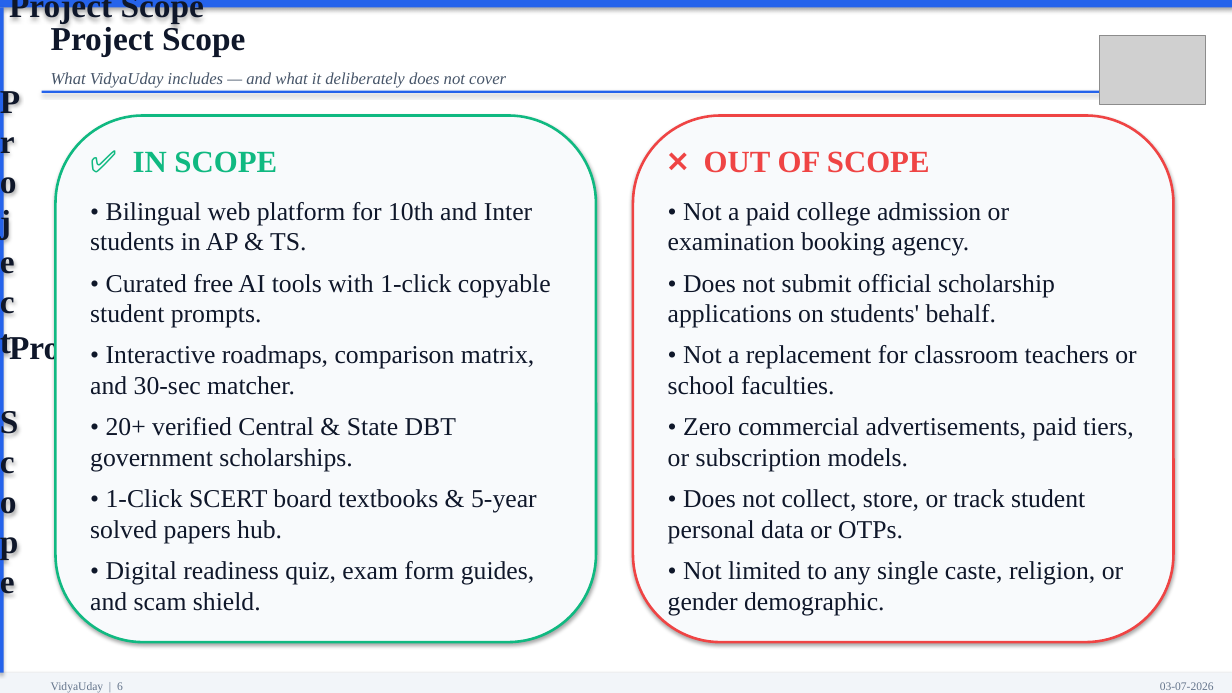
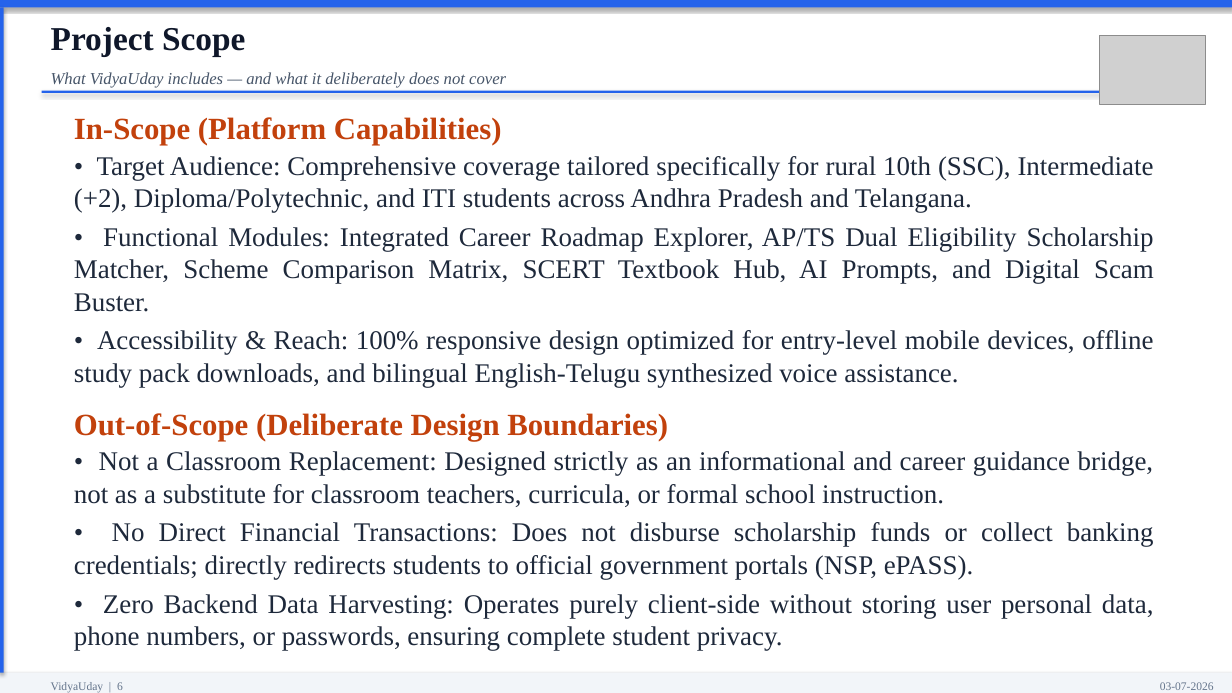
Before and after one commit to ramanakalisetty638-web/VidyaUday, a slide deck: slide 6 of VidyaUday_Official_Review_Presentation.pptx. Drawn at 1232x693 pixels with LibreOffice and Linux fonts; fonts in the diff are those of the drawing; grey boxes stand for pictures. Boxes give left, top, right and bottom in pixels: in the first picture for what was removed or moved away, otherwise in the second. Text is boxed around its words. In the diff, an @@ line names an element or a change of style, - is before the commit and + after.

Commit message:
Fix PPT: eliminate duplicate text, align and justify all slides, clean template borders, 4 screenshots grid

```diff
--- a/VidyaUday_Official_Review_Presentation.pptx
+++ b/VidyaUday_Official_Review_Presentation.pptx
@@ text in rectangle at <box>0,0,1232,693</box>: text removed @@
-Project Scope
@@ text in rectangle at <box>9,0,204,23</box>: text removed @@
-Project Scope
@@ text "Project Scope" at <box>51,27,245,57</box>: less space between paragraphs @@
@@ text in rectangle at <box>51,24,245,57</box>: text removed @@
-Project Scope
@@ rounded rectangle removed at <box>55,116,596,642</box> @@
-✅ IN SCOPE
-• Bilingual web platform for 10th and Inter students in AP & TS.
-• Curated free AI tools with 1-click copyable student prompts.
-• Interactive roadmaps, comparison matrix, and 30-sec matcher.
-• 20+ verified Central & State DBT government scholarships.
-• 1-Click SCERT board textbooks & 5-year solved papers hub.
-• Digital readiness quiz, exam form guides, and scam shield.
@@ text added at <box>74,117,1154,650</box>, 21 pt, text #1E293B @@
+In-Scope (Platform Capabilities)
+• Target Audience: Comprehensive coverage tailored specifically for rural 10th (SSC), Intermediate (+2), Diploma/Polytechnic, and ITI students across Andhra Pradesh and Telangana.
+• Functional Modules: Integrated Career Roadmap Explorer, AP/TS Dual Eligibility Scholarship Matcher, Scheme Comparison Matrix, SCERT Textbook Hub, AI Prompts, and Digital Scam Buster.
+• Accessibility & Reach: 100% responsive design optimized for entry-level mobile devices, offline study pack downloads, and bilingual English-Telugu synthesized voice assistance.
+Out-of-Scope (Deliberate Design Boundaries)
+• Not a Classroom Replacement: Designed strictly as an informational and career guidance bridge, not as a substitute for classroom teachers, curricula, or formal school instruction.
+• No Direct Financial Transactions: Does not disburse scholarship funds or collect banking credentials; directly redirects students to official government portals (NSP, ePASS).
+• Zero Backend Data Harvesting: Operates purely client-side without storing user personal data, phone numbers, or passwords, ensuring complete student privacy.
@@ rounded rectangle removed at <box>633,116,1174,642</box> @@
-❌ OUT OF SCOPE
-• Not a paid college admission or examination booking agency.
-• Does not submit official scholarship applications on students' behalf.
-• Not a replacement for classroom teachers or school faculties.
-• Zero commercial advertisements, paid tiers, or subscription models.
-• Does not collect, store, or track student personal data or OTPs.
-• Not limited to any single caste, religion, or gender demographic.
```
Also in this commit, not shown: 15 other slides changed, 1 slide added, 1 slide removed, 1 other file.
